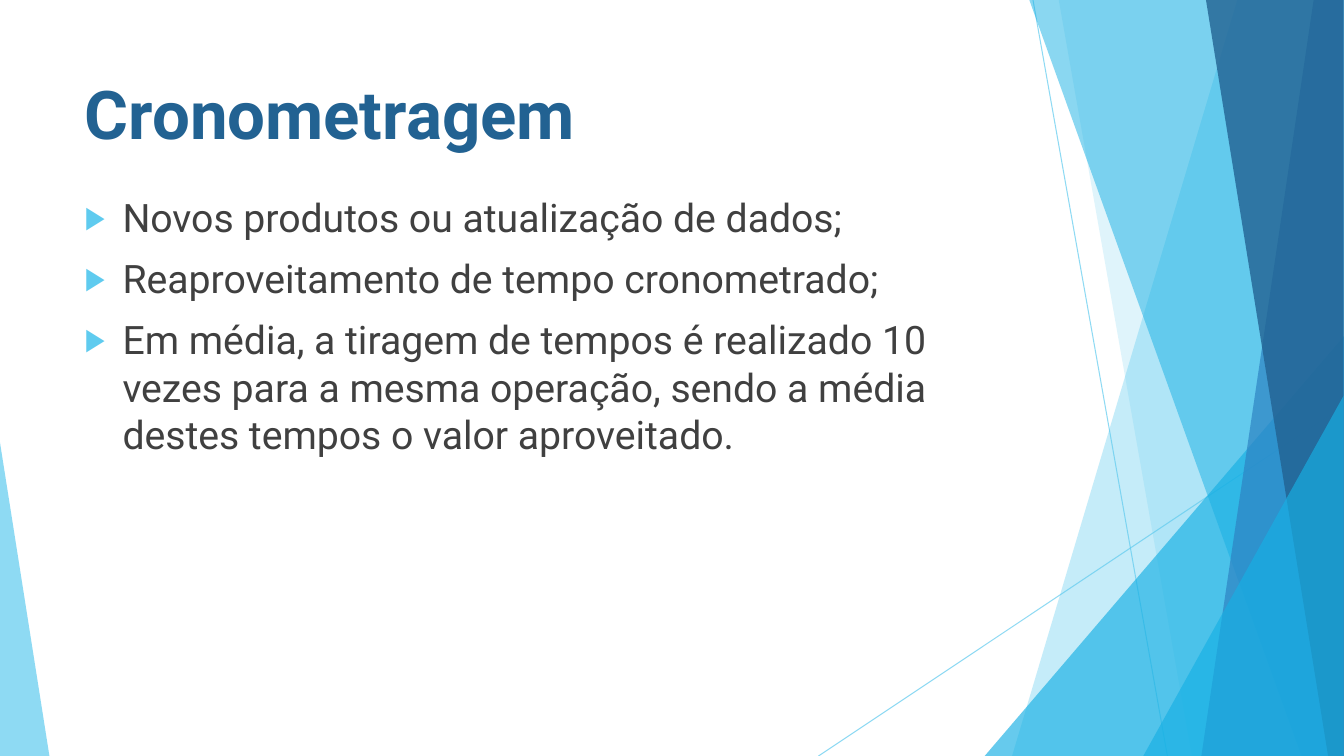
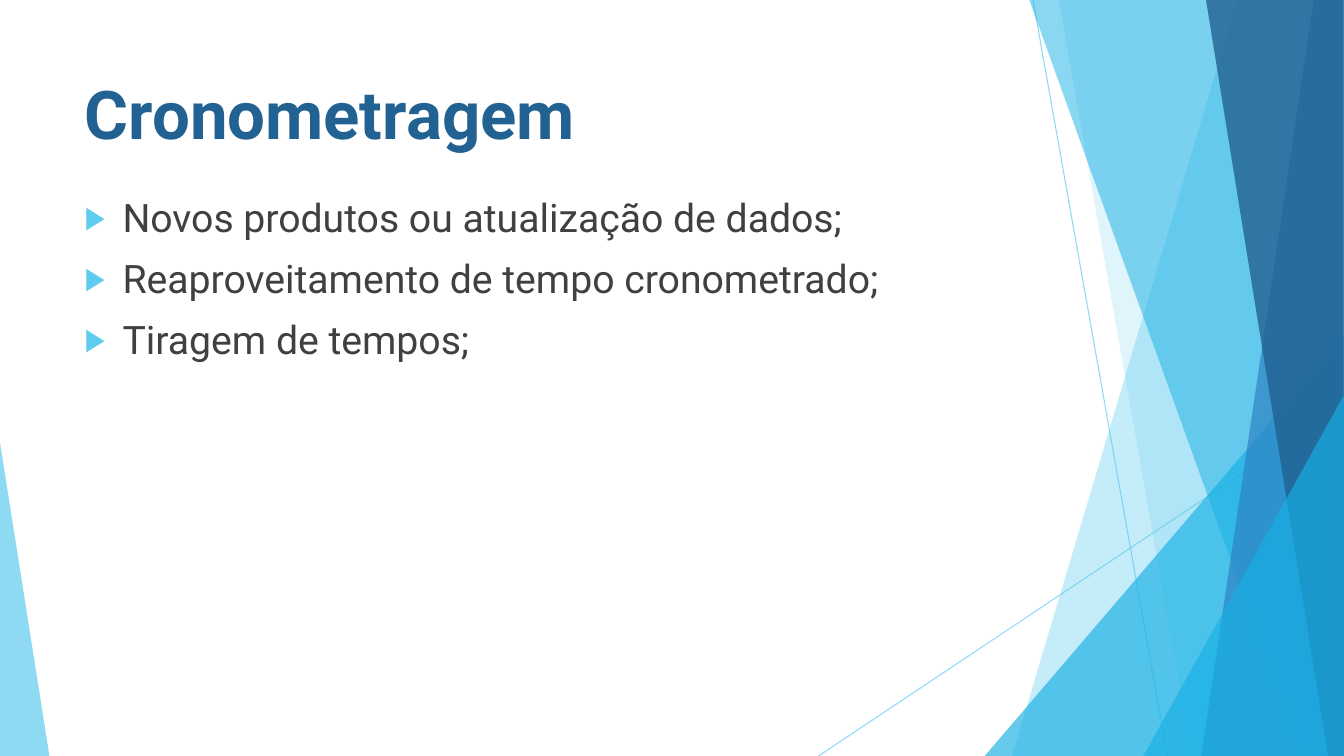
Before and after one commit to ruannicolini/Tear, a slide deck: slide 8 of Documentação/BALANCEAMENTO DE LINHA DE PRODUÇÃO.pptx. Drawn at 1344x756 pixels with LibreOffice and Linux fonts; fonts in the diff are those of the drawing. Boxes give left, top, right and bottom in pixels: in the first picture for what was removed or moved away, otherwise in the second. Text is boxed around its words. In the diff, an @@ line names an element or a change of style, - is before the commit and + after.

```diff
--- a/Documentação/BALANCEAMENTO DE LINHA DE PRODUÇÃO.pptx
+++ b/Documentação/BALANCEAMENTO DE LINHA DE PRODUÇÃO.pptx
@@ text at (123, 324, 470, 362): text changed @@
-▶ Em média, a tiragem de tempos é realizado 10 vezes para a mesma operação, sendo a média destes tempos o valor aproveitado.
+▶ Tiragem de tempos;
```
Also in this commit, not shown: 6 other slides changed, 2 slides added, 9 other files.
